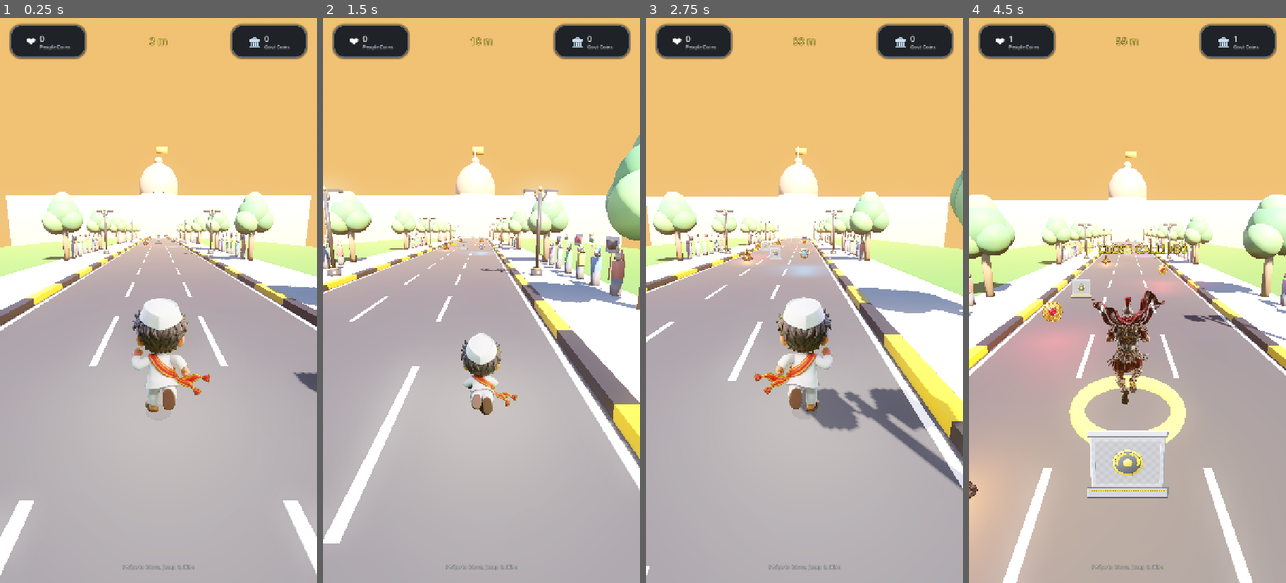
Above: before the commit, frames 1-4 (left to right).
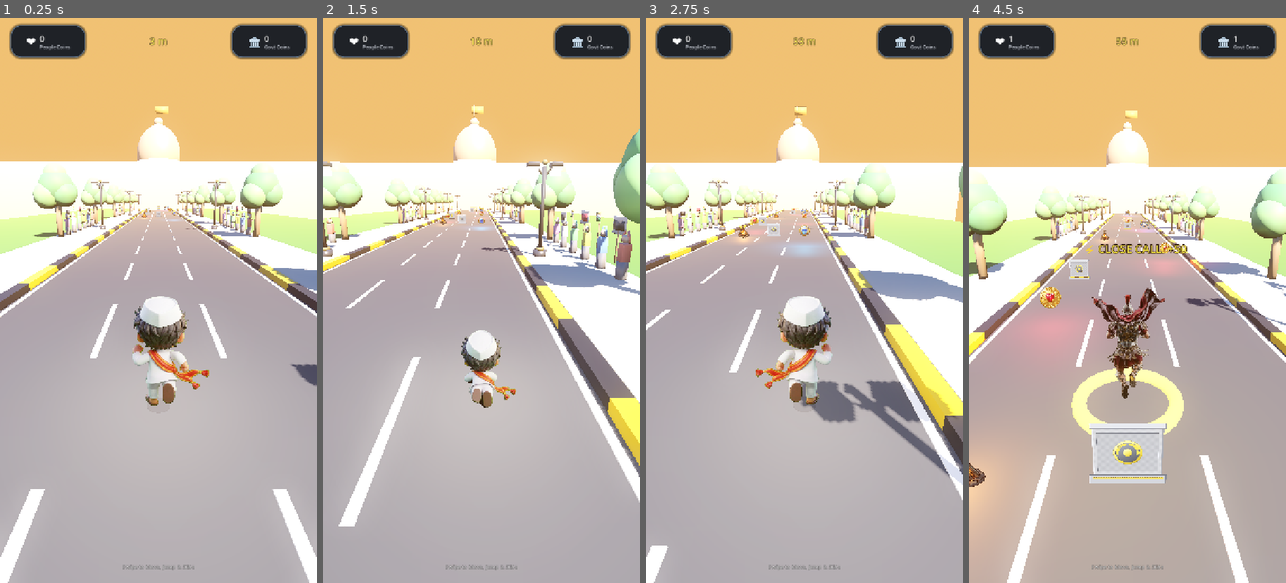
Above: after the commit, the same moments.

Repository: ce-subhash/history_turner
Game: Godot game, scene res://scenes/Main.tscn
Same seed, same stepped clock (60 frames per second), same inputs: the game is played once before the commit and once after it.
Inputs (mouse positions are in pixels of both pictures, inside the frame that each line leads up to):
- Up to frame 1 (0.25 s): no input
- Up to frame 2 (1.5 s): tap Enter at 0.5 s; move the mouse to (551, 272) at 0.52 s; hold D 0.53-1.25 s; tap E at 0.6 s; click (551, 272) at 0.67 s; tap Space at 0.77 s; drag from (418, 328) to (465, 413) at 1.27 s
- Up to frame 3 (2.75 s): move the mouse to (836, 176) at 2.02 s; hold D from 2.03 s (still down); tap Enter at 2.1 s
- Up to frame 4 (4.5 s): release D at 2.75 s; drag from (1111, 413) to (1032, 215) at 2.77 s; move the mouse to (1222, 385) at 3.52 s; hold A 3.53-4.25 s; tap 1 at 3.6 s; tap Space at 3.77 s; drag from (1032, 215) to (1079, 159) at 4.27 s

The runs differ from the first frame. In frame 1, 23% of the frame differs, in the area x 0-100%, y 15-100%; in frame 2, 23%; in frame 3, 25%; in frame 4, 28%, in the area x 0-100%, y 16-100%.

Commit message:
night commit

Diff:
--- a/scenes/Main.tscn
+++ b/scenes/Main.tscn
@@ -328,8 +328,8 @@
 [node name="VisualModel" type="Node3D" parent="Player"]
 
 [node name="Camera3D" type="Camera3D" parent="Player"]
-transform = Transform3D(1, 0, 0, 0, 0.97237, 0.233445, 0, -0.233445, 0.97237, 0, 2.5, 3.6)
-fov = 58.0
+transform = Transform3D(1, 0, 0, 0, 0.951057, 0.309017, 0, -0.309017, 0.951057, 0, 2.85, 3.8)
+fov = 55.0
 keep_aspect = 0
 current = true
 
--- a/scripts/player/PlayerController.gd
+++ b/scripts/player/PlayerController.gd
@@ -192,9 +192,9 @@
 		camera.name = "Camera3D"
 		add_child(camera)
 
-	camera.position = Vector3(0.0, 2.5, 3.6)
-	camera.rotation_degrees = Vector3(-13.5, 0.0, 0.0)
-	camera.fov = 58.0
+	camera.position = Vector3(0.0, 2.85, 3.8)
+	camera.rotation_degrees = Vector3(-18.0, 0.0, 0.0)
+	camera.fov = 55.0
 	camera.keep_aspect = Camera3D.KEEP_WIDTH
 	camera.current = true
 
@@ -958,15 +958,15 @@
 	if not camera:
 		return
 
-	# 1. Dynamic Speed FOV: widen FOV from 58° to 68° (up to 72° during Chariot Boost)
+	# 1. Dynamic Speed FOV: widen FOV from 55° to 65° (up to 69° during Chariot Boost)
 	var speed_ratio: float = clampf((GameManager.current_speed - 12.0) / 16.0, 0.0, 1.0)
-	var target_fov: float = lerpf(58.0, 68.0, speed_ratio)
+	var target_fov: float = lerpf(55.0, 65.0, speed_ratio)
 	if chariot_boost_timer > 0.0:
 		target_fov += 4.0
 	camera.fov = lerpf(camera.fov, target_fov, 3.5 * delta)
 
 	# 2. Footstep micro-bobbing synchronized with running stride and landing dip
-	var base_cam_y: float = 2.5 + landing_dip_offset
+	var base_cam_y: float = 2.85 + landing_dip_offset
 	landing_dip_offset = lerpf(landing_dip_offset, 0.0, 8.0 * delta)
 
 	if (is_on_floor() or position.y < 0.15) and not is_sliding and not GameManager.is_game_over:
--- a/scripts/test/TestCharactersRunner.gd
+++ b/scripts/test/TestCharactersRunner.gd
@@ -190,11 +190,11 @@
 	print("✔ Dual Coin Accumulation & Zero Meter Deaths (Never Dies from Meter) verified.")
 
 	# 8. Closer Zoom Camera & Portrait Mode Verification
-	assert(player.camera.position.y >= 2.2 and player.camera.position.y <= 3.2, "Camera must be closely elevated (y=2.5m) to eliminate empty space")
+	assert(player.camera.position.y >= 2.5 and player.camera.position.y <= 3.2, "Camera must stay elevated above character head (y=2.85m) to see forward")
 	var vp_w = ProjectSettings.get_setting("display/window/size/viewport_width")
 	var vp_h = ProjectSettings.get_setting("display/window/size/viewport_height")
 	assert(vp_h > vp_w, "Game must be configured in portrait mode (viewport height > width)")
-	print("✔ Mobile Portrait Mode (720x1280) & Closer Zoom Camera perspective (y=2.5m, z=3.6m) verified.")
+	print("✔ Mobile Portrait Mode (720x1280) & Elevated Zoom Camera perspective (y=2.85m, z=3.8m) verified.")
 
 	# 9. Reference 1 Mobile HUD & Swipe Gesture Controls
 	var hud = main_inst.find_child("HUDController", true, false)
@@ -291,9 +291,9 @@
 
 	# 12. Mobile Screen Scaling, Closer Camera Zoom & Safe Area Tests
 	assert(player.camera.keep_aspect == Camera3D.KEEP_WIDTH, "Camera must use KEEP_WIDTH for mobile screen scaling so all lanes remain visible on tall screens")
-	assert(player.camera.position.z <= 4.0, "Camera must be zoomed in closer to player (Z <= 4.0m) to eliminate excessive empty bottom space")
-	assert(player.camera.position.y <= 3.0, "Camera elevation must be lowered (Y <= 3.0m) to reduce top sky empty space")
-	assert(player.camera.fov >= 55.0 and player.camera.fov <= 68.0, "Camera FOV must frame runner closely and clearly")
+	assert(player.camera.position.z <= 4.2, "Camera must be closely positioned (Z <= 4.2m) to avoid excessive empty bottom space")
+	assert(player.camera.position.y >= 2.5 and player.camera.position.y <= 3.2, "Camera elevation must stay above head (Y=2.85m) to maintain clear forward visibility")
+	assert(player.camera.fov >= 50.0 and player.camera.fov <= 70.0, "Camera FOV must frame runner closely and clearly")
 
 	# Verify Pause Button is hidden from gameplay screen
 	var pause_btn = hud.get_node_or_null("TopBar/HBoxContainer/PauseButton")
@@ -327,7 +327,7 @@
 	assert(menu_margin != null, "MainMargin must exist on MainMenu")
 	assert(menu_margin.get_theme_constant("margin_top") >= 56, "MainMargin must adapt to safe area on mobile")
 	menu_inst.queue_free()
-	print("✔ Mobile screen scaling, closer camera zoom (Z=3.6m, Y=2.5m, FOV=58°), hidden pause button & ring cleanup verified.")
+	print("✔ Mobile screen scaling, elevated camera zoom (Z=3.8m, Y=2.85m, FOV=55°), hidden pause button & ring cleanup verified.")
 
 
 	print("\n=========================================================================")
